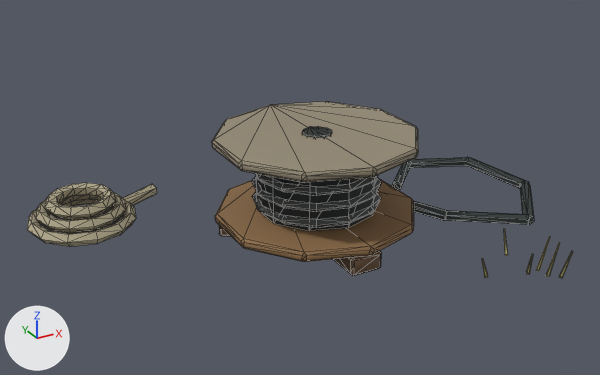
Two versions of the glTF model sketches/core-loop/assets/models/park/props/dam/cable_drum_b.glb, one commit apart.
One viewpoint serves both versions: a 50 mm lens placed at (-5.85, -10.03, 5.9), pointed at (-0.26, 0.13, 0.82). Lighting does not change. The marker at lower left points along +X, +Y and +Z. The picture after the commit comes second. Mesh edges are drawn as thin lines. Where no turn or scale is listed for an object, it has been applied to the vertices. Vertices at exactly the same position are counted once.

Script lines for the objects in view, before the commit:
```python
me_surface = bpy.data.meshes.new('Surface')
me_surface.from_pydata(...)  # 816 vertices, 1544 faces; spans x -3.99..3.99, y -2.91..2.91, z 0.0..1.68
me_surface.materials.append(mat_paint)
ob_surface = bpy.data.objects.new('Surface', me_surface)
ob_surface.location = (0.0, 0.0, 0.0)
```
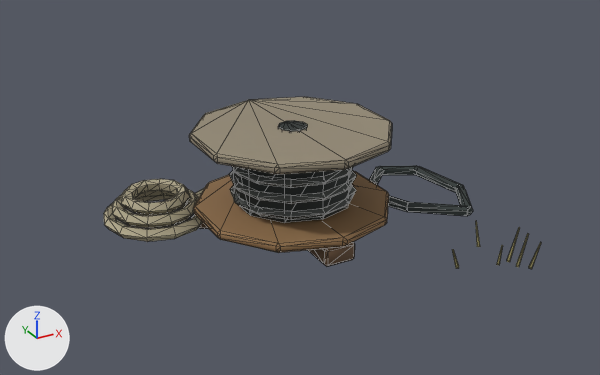
Where the change shows, as pixel boxes [x1, y1, x2, y2] in the pictures (600 x 375 px; the box of a moved part takes in the faces that stretch with it):
'Surface', reshaped (20% narrower): before [27, 102, 573, 278]; after [104, 97, 541, 269]
part 1 of me_surface, moved or reshaped: before [302, 126, 332, 138]; after [278, 121, 307, 132]
part 2 of me_surface, moved or reshaped: before [256, 175, 375, 231]; after [233, 168, 350, 223]
part 3 of me_surface, moved or reshaped (mostly hidden): before [219, 225, 231, 237]; after [199, 222, 209, 229]
part 4 of me_surface, moved or reshaped: before [333, 251, 381, 276]; after [308, 242, 355, 266]
part 5 of me_surface, moved or reshaped: before [36, 192, 126, 233]; after [112, 190, 198, 228]
part 6 of me_surface, moved or reshaped: before [27, 199, 136, 247]; after [104, 195, 202, 242]
part 7 of me_surface, moved or reshaped: before [215, 179, 414, 262]; after [193, 171, 389, 253]
part 8 of me_surface, moved or reshaped: before [45, 183, 115, 220]; after [121, 179, 190, 215]
part 9 of me_surface, moved or reshaped: before [212, 102, 418, 183]; after [189, 97, 392, 175]
part 10 of me_surface, moved or reshaped: before [559, 251, 573, 278]; after [529, 242, 541, 269]
part 11 of me_surface, moved or reshaped: before [482, 258, 488, 278]; after [452, 249, 459, 268]
part 12 of me_surface, moved or reshaped: before [546, 242, 560, 277]; after [516, 234, 528, 267]
part 13 of me_surface, rebuilt: before [252, 192, 381, 228]; after [230, 185, 356, 220]
part 14 of me_surface, rebuilt: before [251, 176, 382, 212]; after [229, 170, 357, 204]
part 15 of me_surface, rebuilt: before [255, 173, 378, 196]; after [232, 166, 354, 188]
part 16 of me_surface, rebuilt (90% wider, 67% shorter): before [392, 161, 411, 190]; after [379, 166, 416, 175]
part 17 of me_surface, deleted: before [106, 157, 550, 275]
part 18 of me_surface, reshaped: before [377, 157, 529, 225]; after [369, 166, 520, 265]
part 19 of me_surface, added (mostly hidden): after [180, 189, 204, 209]

The edits, one by one:
me_surface is used by ob_surface; location (0.0, 0.0, 0.0).
me_surface had 816 vertices, 1544 faces and spanned x -3.99..3.99, y -2.91..2.91, z 0.0..1.68.
me_surface now has 816 vertices, 1544 faces and spans x -2.91..2.91, y -2.5..2.5, z 0.0..1.68.
me_surface part 1: the loose piece of 20 vertices spanning x -0.2..0.23, y -0.12..0.33, z 1.49..1.68 is moved by (-0.19, 0.41, 0.0).
me_surface part 2: the loose piece of 20 vertices spanning x -0.87..0.9, y -0.83..1.03, z 0.49..1.48 is moved by (-0.19, 0.41, 0.0).
me_surface part 3: the loose piece of 24 vertices spanning x -1.38..-0.52, y 0.29..1.07, z 0.01..0.31 is moved by (-0.19, 0.41, 0.0).
me_surface part 4: the loose piece of 24 vertices spanning x -0.26..0.26, y -1.4..-0.64, z 0.01..0.31 is moved by (-0.19, 0.41, 0.0).
me_surface part 5: the loose piece of 60 vertices spanning x -3.84..-2.43, y 1.35..2.76, z 0.21..0.41 is moved by (1.09, -0.41, 0.0).
me_surface part 6: the loose piece of 60 vertices spanning x -3.99..-2.28, y 1.2..2.91, z 0.06..0.26 is moved by (1.09, -0.41, 0.0).
me_surface part 7: the loose piece of 60 vertices spanning x -1.49..1.51, y -1.46..1.67, z 0.31..0.46 is moved by (-0.19, 0.41, 0.0).
me_surface part 8: the loose piece of 60 vertices spanning x -3.69..-2.58, y 1.5..2.61, z 0.36..0.56 is moved by (1.09, -0.41, 0.0).
me_surface part 9: the loose piece of 60 vertices spanning x -1.49..1.51, y -1.46..1.67, z 1.51..1.66 is moved by (-0.19, 0.41, 0.0).
me_surface part 10: the loose piece of 8 vertices spanning x 2.31..2.39, y -2.91..-2.77, z 0.0..0.46 is moved by (-0.19, 0.41, 0.0).
me_surface part 11: the loose piece of 8 vertices spanning x 1.31..1.45, y -2.31..-2.25, z 0.0..0.33 is moved by (-0.19, 0.41, 0.0).
me_surface part 12: the loose piece of 8 vertices spanning x 2.17..2.24, y -2.79..-2.65, z 0.0..0.58 is moved by (-0.19, 0.41, 0.0).
me_surface part 13: the loose piece of 48 vertices spanning x -0.99..1.01, y -0.89..1.1, z 0.54..0.68 is rebuilt with 48 vertices and now spans x -1.17..0.82, y -0.48..1.51, z 0.54..0.68.
me_surface part 14: the loose piece of 48 vertices spanning x -0.99..1.01, y -0.89..1.1, z 0.8..0.93 is rebuilt with 48 vertices and now spans x -1.17..0.82, y -0.48..1.51, z 0.8..0.93.
me_surface part 15: the loose piece of 48 vertices spanning x -0.99..1.01, y -0.89..1.1, z 1.05..1.19 is rebuilt with 48 vertices and now spans x -1.17..0.82, y -0.48..1.51, z 1.05..1.19.
me_surface part 16: the loose piece of 12 vertices spanning x 1.9..2.77, y 0.64..1.51, z 0.07..0.25 is rebuilt with 12 vertices and now spans x 2.04..2.71, y 1.04..1.49, z 0.07..0.25.
me_surface part 17: 6 loose pieces with 60 vertices, spanning x -2.74..3.99, y -2.6..2.66, z 0.0..0.59, are deleted.
me_surface part 18: 36 vertices removed from x 0.79..3.79, y -1.46..1.53, z 0.07..0.55; 84 vertices added at x 0.61..2.91, y -2.19..1.48, z 0.0..0.59.
me_surface part 19: 12 vertices added at x -1.65..-0.65, y 1.56..2.24, z 0.05..0.29.
Other edits to the shape of me_surface do not show in these pictures.
